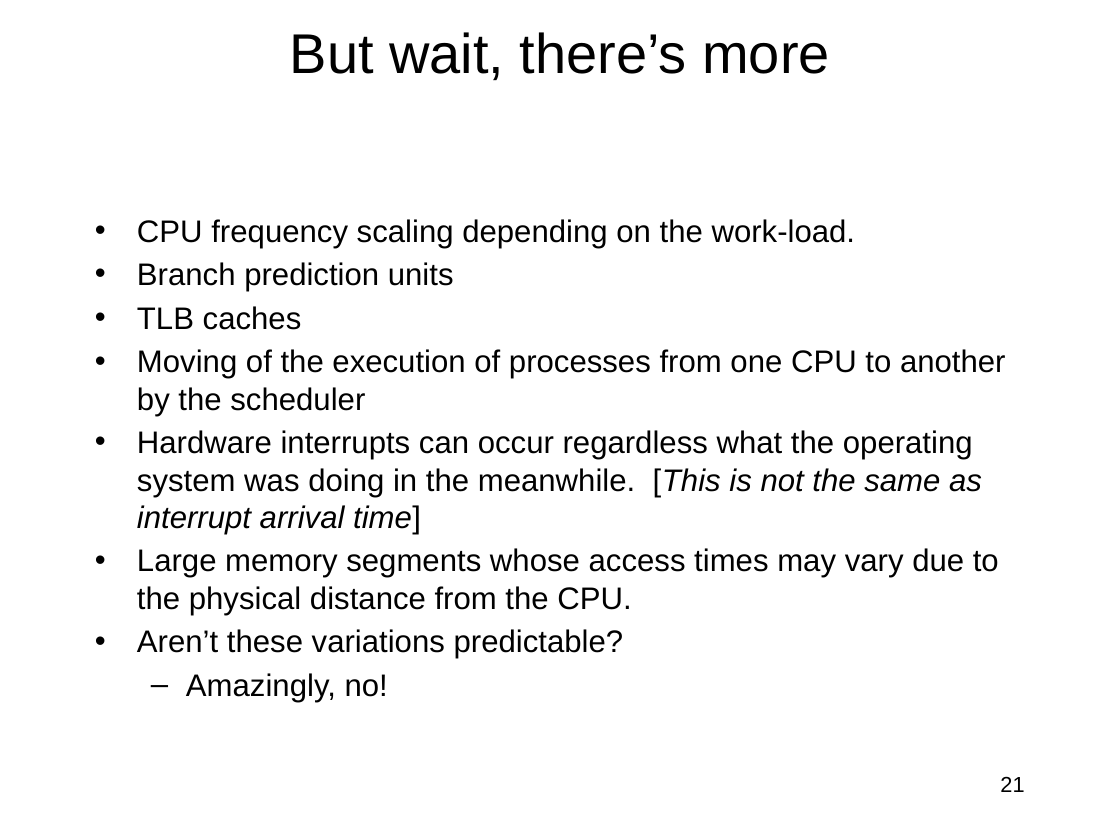
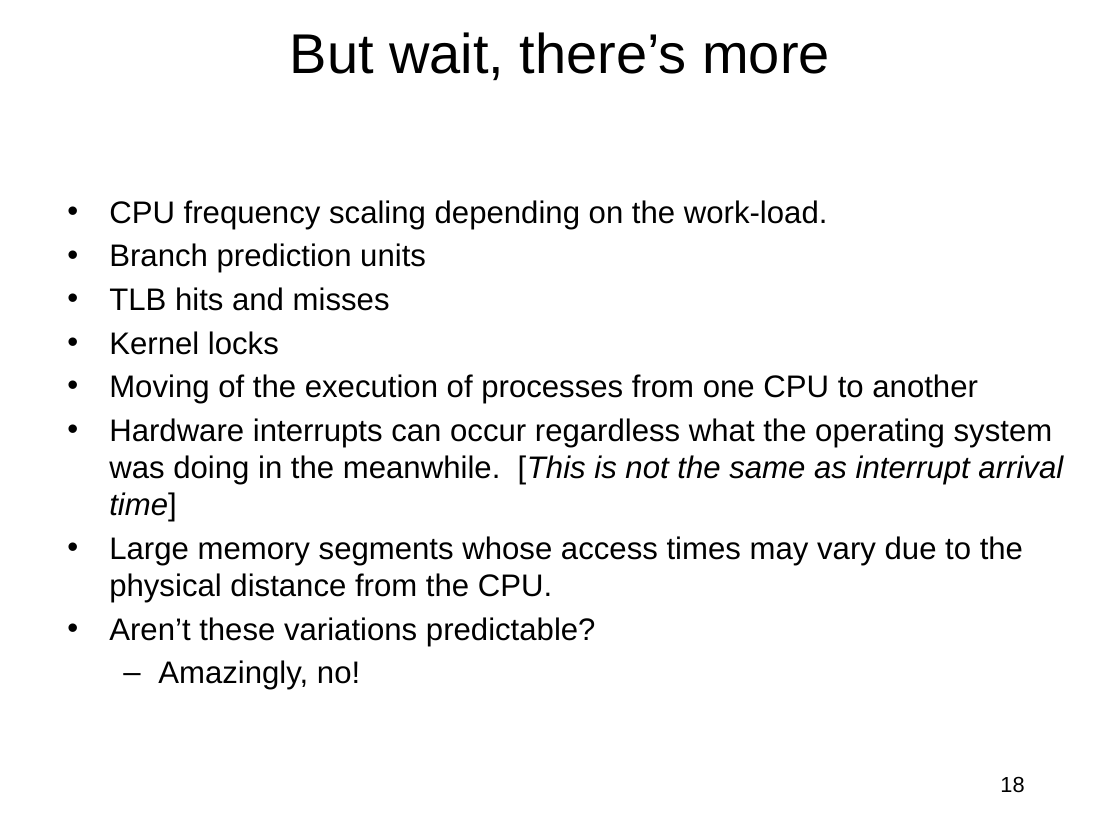
Before and after one commit to jlmucb/class_notes, a slide deck: slide 18 of BerkeleyClass/CS290Spring2013/Lectures/entropy_talk.pptx (slide 21 before the commit). Drawn at 1120x840 pixels with LibreOffice and Linux fonts; fonts in the diff are those of the drawing. Boxes give left, top, right and bottom in pixels: in the first picture for what was removed or moved away, otherwise in the second. Text is boxed around its words. In the diff, an @@ line names an element or a change of style, - is before the commit and + after.

```diff
--- a/BerkeleyClass/CS290Spring2013/Lectures/entropy_talk.pptx
+++ b/BerkeleyClass/CS290Spring2013/Lectures/entropy_talk.pptx
@@ text "CPU frequency scaling depending on ...": place and size @@
-text "CPU frequency scaling depending on ..." at [137,219,1006,702]
+text "CPU frequency scaling depending on ..." at [109,200,1063,690]
@@ text at [109,287,978,404]: text changed @@
-• TLB caches
-• Moving of the execution of processes from one CPU to another by the scheduler
+• TLB hits and misses
+• Kernel locks
+• Moving of the execution of processes from one CPU to another
@@ page number at [1000,776,1024,793]: text changed @@
-21
+18
```
Also in this commit, not shown: 22 other slides changed, 2 slides added, 3 slides removed.
